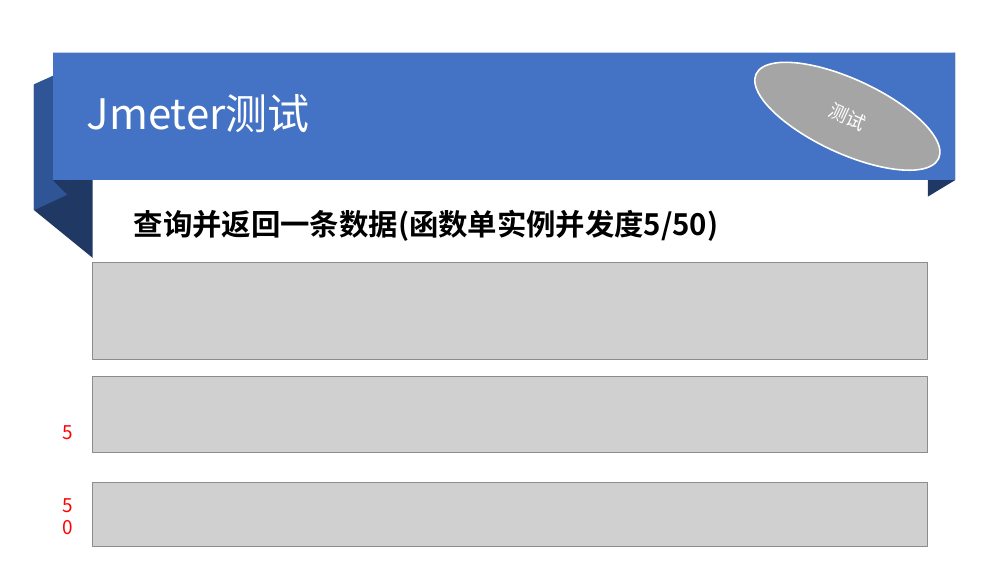
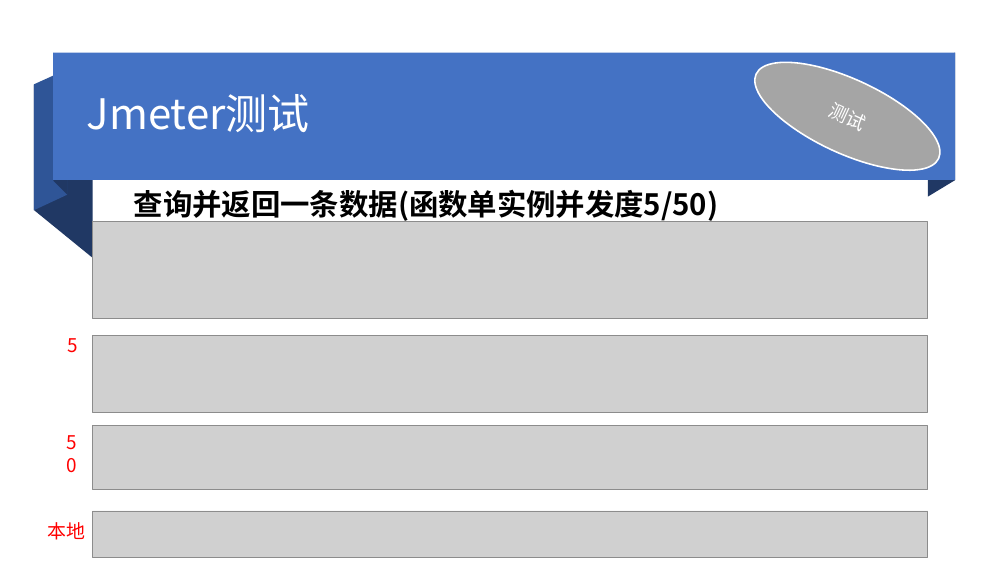
Before and after one commit to wangqisong/fc, a slide deck: slide 36 of doc/阿里云函数计算.pptx (slide 34 before the commit). Drawn at 1008x567 pixels with LibreOffice and Linux fonts; fonts in the diff are those of the drawing; grey boxes stand for pictures. Boxes give left, top, right and bottom in pixels: in the first picture for what was removed or moved away, otherwise in the second. Text is boxed around its words. In the diff, an @@ line names an element or a change of style, - is before the commit and + after.

```diff
--- a/doc/阿里云函数计算.pptx
+++ b/doc/阿里云函数计算.pptx
@@ text "查询并返回一条数据(函数单实例并发度5/50)": place and size @@
-text "查询并返回一条数据(函数单实例并发度5/50)" at box(134, 209, 719, 241)
+text "查询并返回一条数据(函数单实例并发度5/50)" at box(134, 189, 719, 223)
@@ picture: place and size @@
-picture at box(92, 262, 928, 359)
+picture at box(92, 222, 928, 318)
@@ text "5": place and size @@
-text "5" at box(62, 425, 72, 440)
+text "5" at box(67, 338, 77, 353)
@@ picture: place and size @@
-picture at box(92, 377, 928, 453)
+picture at box(92, 336, 928, 412)
@@ text "50": place and size @@
-text "50" at box(55, 490, 91, 520)
+text "50" at box(60, 427, 95, 457)
@@ picture: place and size @@
-picture at box(92, 482, 928, 546)
+picture at box(92, 426, 928, 489)
@@ text added at box(48, 522, 86, 540), 18 pt, text #FF0000 @@
+本地
@@ picture added at box(92, 511, 928, 557) @@
```
Also in this commit, not shown: 8 other slides changed, 2 slides added.
